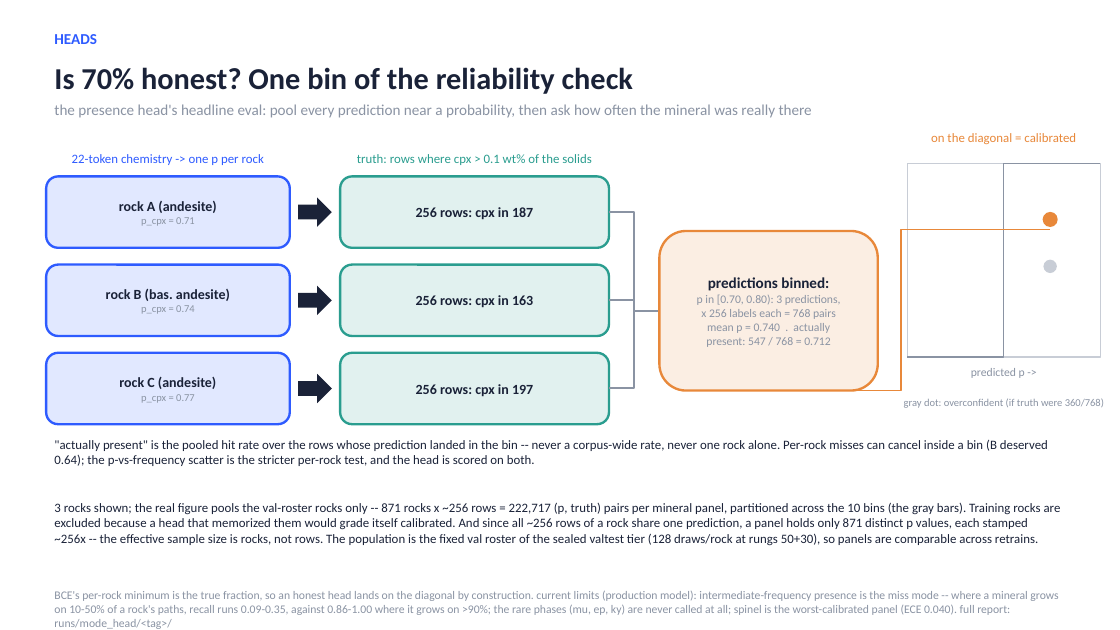
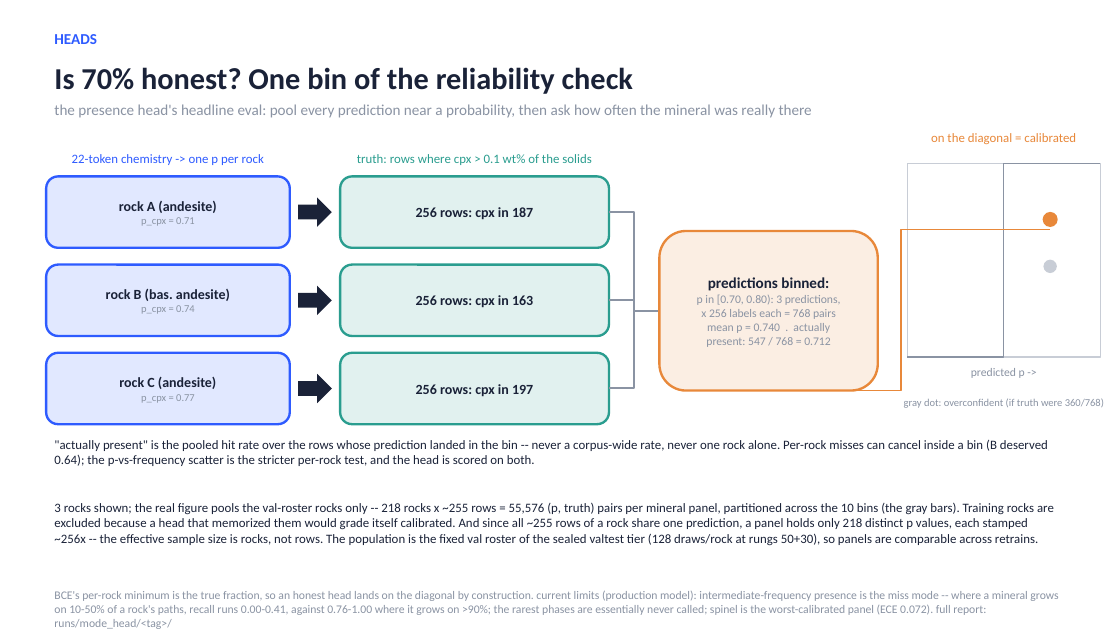
Before and after one commit to matthew-j-liu/phasecast, a slide deck: slide 14 of slides/overview.pptx. Drawn at 1120x630 pixels with LibreOffice and Linux fonts; fonts in the diff are those of the drawing. Boxes give left, top, right and bottom in pixels: in the first picture for what was removed or moved away, otherwise in the second. Text is boxed around its words. In the diff, an @@ line names an element or a change of style, - is before the commit and + after.

Commit message:
overview deck corrected to the true production stack: every production claim points at joint_heads_supportmag_seed0 with its own stamped dials, instrument numbers, and param counts; the trial-22 story remains only as the dated, reversed adoption with traced-corpus measurements   attributed to their own instrument

```diff
--- a/slides/overview.pptx
+++ b/slides/overview.pptx
@@ text at (54,503,1054,545): text changed @@
-3 rocks shown; the real figure pools the val-roster rocks only -- 871 rocks x ~256 rows = 222,717 (p, truth) pairs per mineral panel, partitioned across the 10 bins (the gray bars). Training rocks are excluded because a head that memorized them would grade itself calibrated. And since all ~256 rows of a rock share one prediction, a panel holds only 871 distinct p values, each stamped ~256x -- the effective sample size is rocks, not rows. The population is the fixed val roster of the sealed valtest tier (128 draws/rock at rungs 50+30), so panels are comparable across retrains.
+3 rocks shown; the real figure pools the val-roster rocks only -- 218 rocks x ~255 rows = 55,576 (p, truth) pairs per mineral panel, partitioned across the 10 bins (the gray bars). Training rocks are excluded because a head that memorized them would grade itself calibrated. And since all ~255 rows of a rock share one prediction, a panel holds only 218 distinct p values, each stamped ~256x -- the effective sample size is rocks, not rows. The population is the fixed val roster of the sealed valtest tier (128 draws/rock at rungs 50+30), so panels are comparable across retrains.
@@ text at (54,591,1058,629): text changed @@
-BCE's per-rock minimum is the true fraction, so an honest head lands on the diagonal by construction. current limits (production model): intermediate-frequency presence is the miss mode -- where a mineral grows on 10-50% of a rock's paths, recall runs 0.09-0.35, against 0.86-1.00 where it grows on >90%; the rare phases (mu, ep, ky) are never called at all; spinel is the worst-calibrated panel (ECE 0.040). full report: runs/mode_head/<tag>/
+BCE's per-rock minimum is the true fraction, so an honest head lands on the diagonal by construction. current limits (production model): intermediate-frequency presence is the miss mode -- where a mineral grows on 10-50% of a rock's paths, recall runs 0.00-0.41, against 0.76-1.00 where it grows on >90%; the rarest phases are essentially never called; spinel is the worst-calibrated panel (ECE 0.072). full report: runs/mode_head/<tag>/
```
Also in this commit, not shown: 8 other slides changed, 1 other file.
